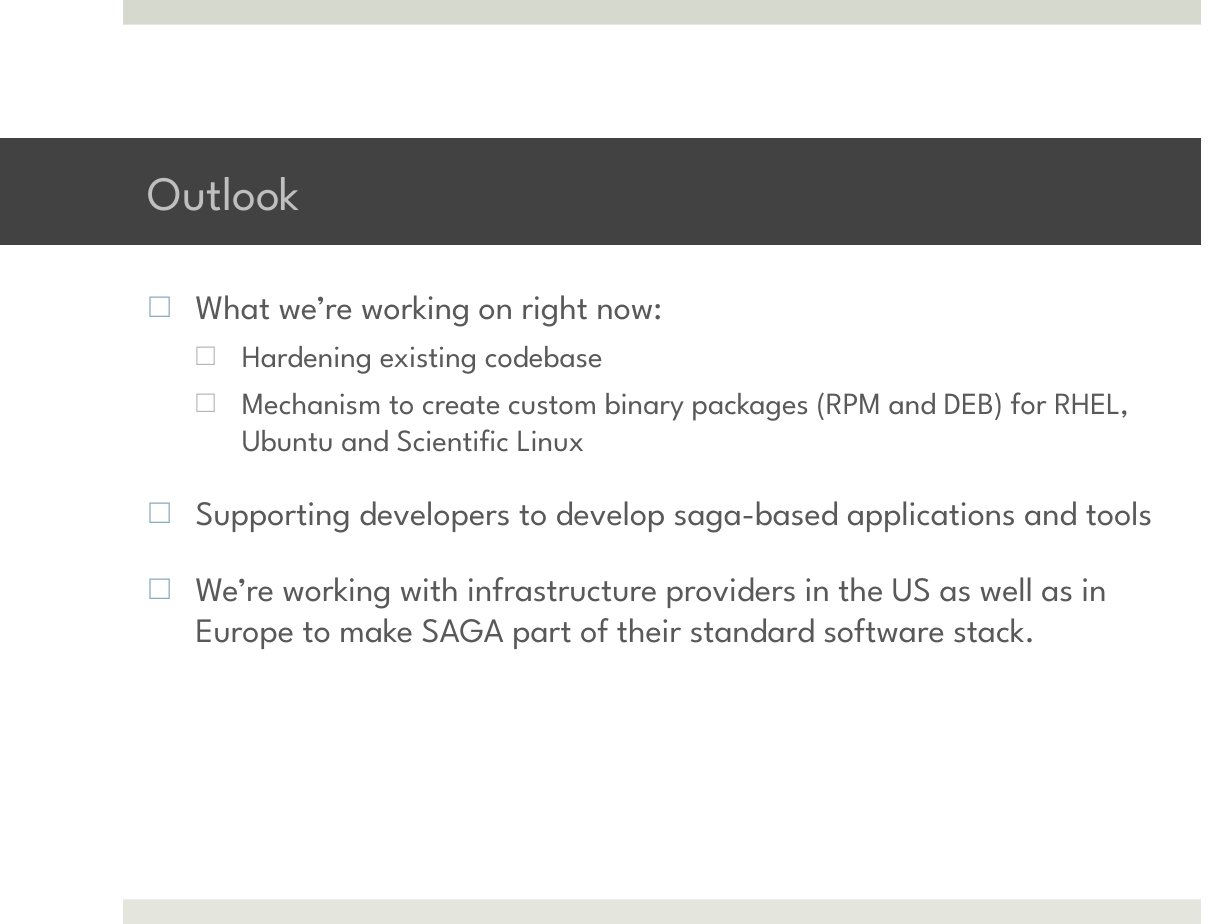
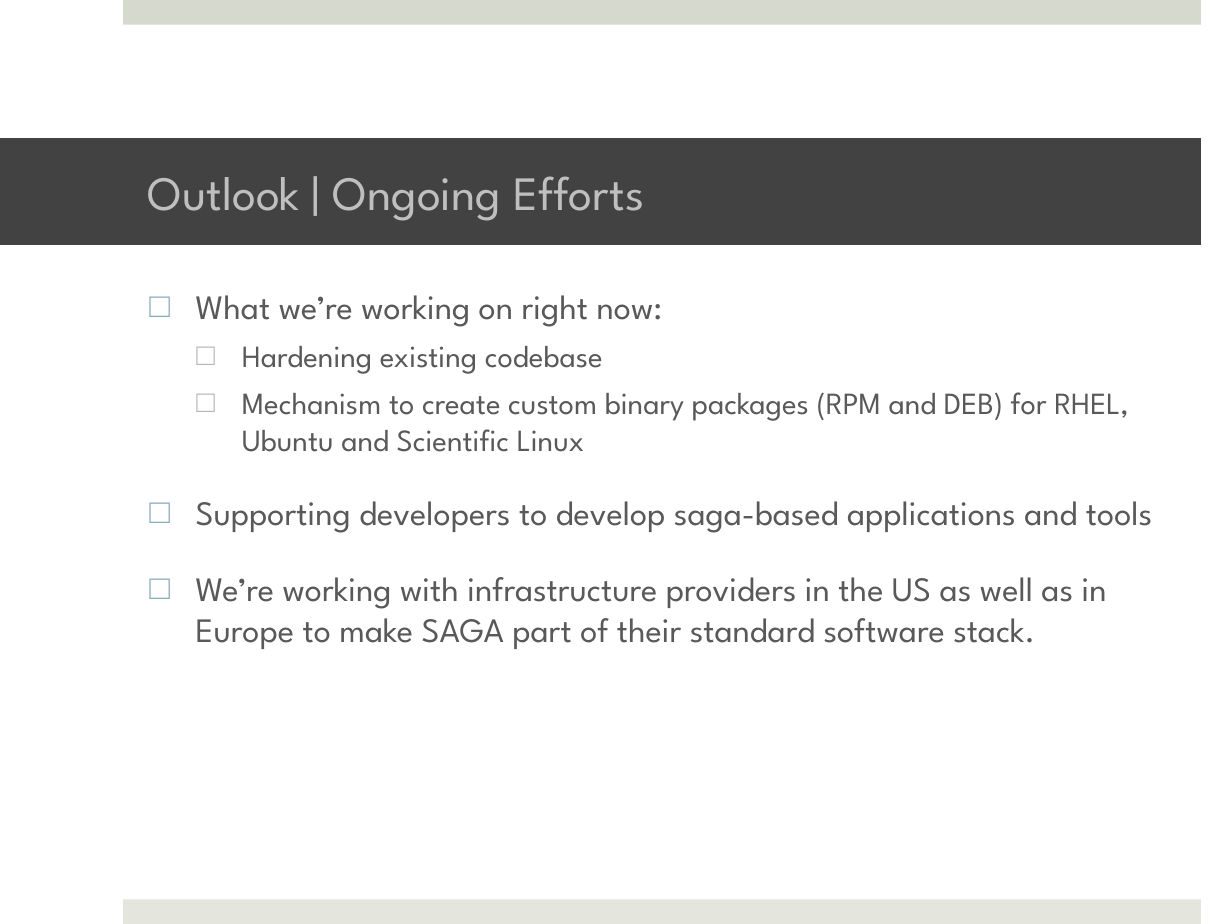
Before and after one commit to saga-project/saga-cpp-legacy-projects, a slide deck: slide 14 of tutorial/general_tutorial/Installation.pptx. Drawn at 1232x924 pixels with LibreOffice and Linux fonts; fonts in the diff are those of the drawing; background and template pictures are left out. Boxes give left, top, right and bottom in pixels: in the first picture for what was removed or moved away, otherwise in the second. Text is boxed around its words. In the diff, an @@ line names an element or a change of style, - is before the commit and + after.

```diff
--- a/tutorial/general_tutorial/Installation.pptx
+++ b/tutorial/general_tutorial/Installation.pptx
@@ title at (x1=148, y1=176, x2=644, y2=221): text changed @@
-Outlook
+Outlook | Ongoing Efforts
```
Also in this commit, not shown: 6 other slides changed.
